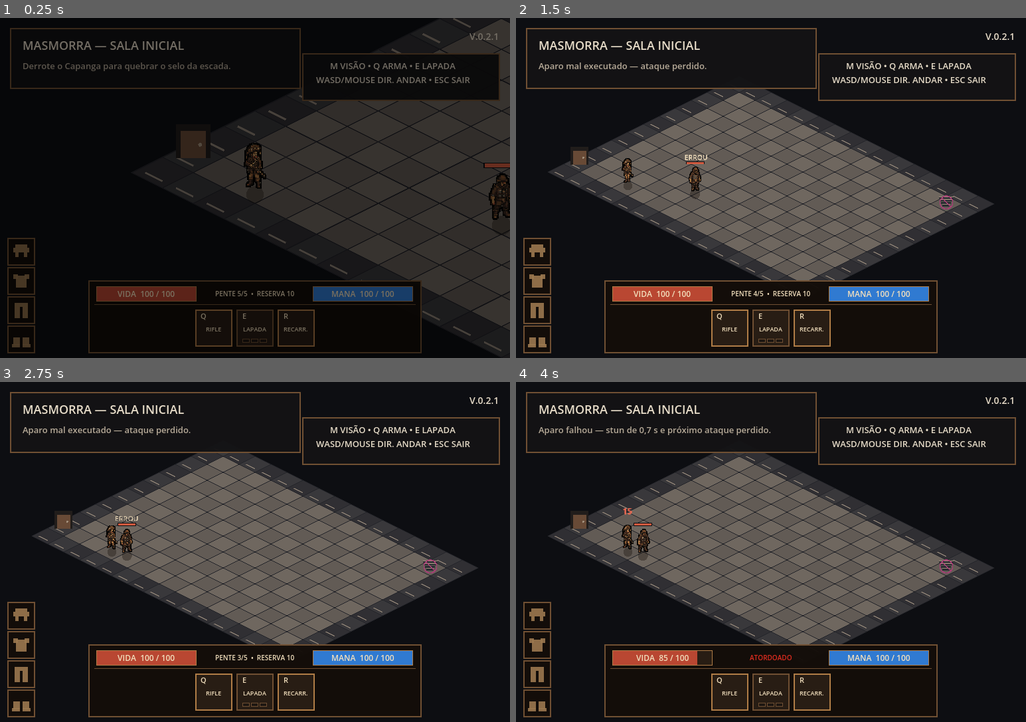
Above: before the commit, frames 1-4 (two rows, left to right).
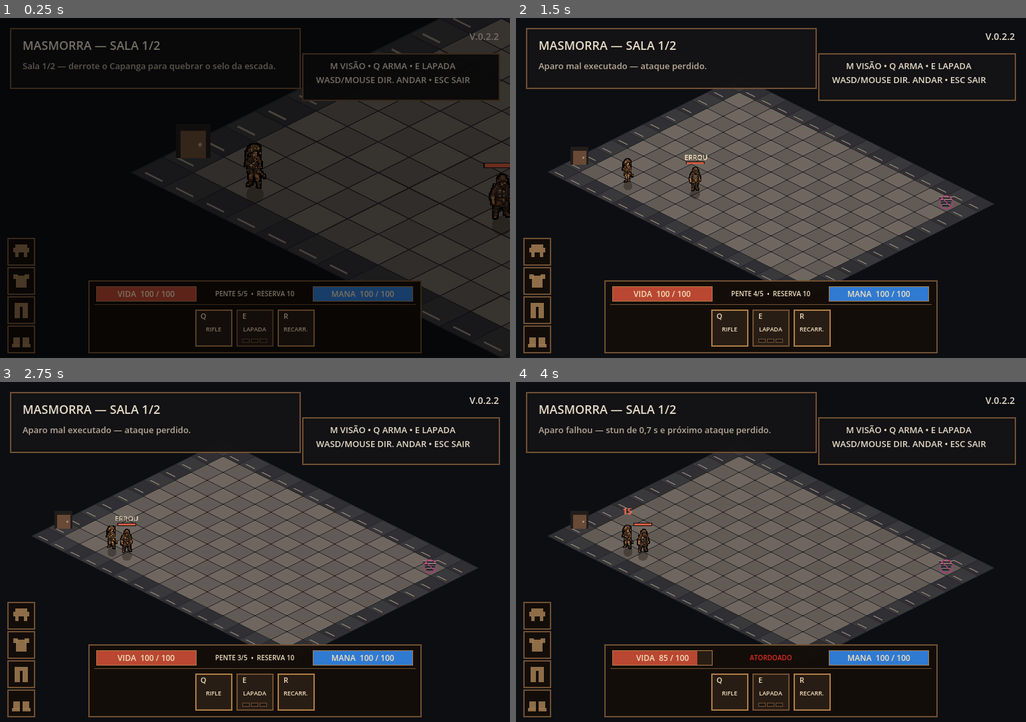
Above: after the commit, the same moments.

Repository: Miyzuu/Masmorras-Monstros-Mandigas
Game: Godot game, scene res://scenes/dungeon.tscn
Two runs of this game, one before a commit and one after it. Both use one fixed random seed, a clock stepped at 60 frames per second and the inputs below. This scene is started directly instead of the project's main scene.
Inputs (mouse positions are in pixels of both pictures, inside the frame that each line leads up to):
- Up to frame 1 (0.25 s): no input
- Up to frame 2 (1.5 s): tap Enter at 0.5 s; move the mouse to (883, 171) at 0.52 s; hold D 0.53-1.28 s; tap M at 0.6 s; click (883, 171) at 0.67 s; tap Space at 0.77 s; move the mouse to (669, 205) at 1.27 s; hold S from 1.28 s (still down); tap Q at 1.35 s
- Up to frame 3 (2.75 s): tap Space at 1.52 s; move the mouse to (306, 477) at 2.02 s; release S at 2.03 s; hold D from 2.03 s (still down); tap E at 2.1 s
- Up to frame 4 (4 s): move the mouse to (745, 620) at 2.77 s; release D at 2.78 s; hold W 2.78-3.53 s; tap R at 2.85 s; click (745, 620) at 2.92 s; tap Space at 3.02, 3.5, 3.77 s; move the mouse to (924, 603) at 3.52 s; hold A from 3.53 s (still down); tap Enter at 3.6 s

The runs differ from the first frame. In frame 1, 0.5% of the frame differs, in the area x 4-98%, y 4-16%; in frame 2, 0.1%; in frame 3, 0.1%; in frame 4, 0.1%.

Commit message:
V.0.2.2 — Encadeamento das salas da masmorra
Encadeia sala 01 e sala 02 pela escada, preserva o estado no GameState e mantém saída e reinício coerentes.

Diff:
--- a/project.godot
+++ b/project.godot
@@ -11,7 +11,7 @@
 [application]
 
 config/name="Monstros, Masmorras e Mandingas — Protótipo"
-config/version="V.0.2.1"
+config/version="V.0.2.2"
 run/main_scene="res://scenes/exploration.tscn"
 config/features=PackedStringArray("4.7")
 
--- a/scripts/dungeon.gd
+++ b/scripts/dungeon.gd
@@ -22,6 +22,7 @@
 const CAMERA_TRANSITION_TIME := 0.28
 const FADE_DURATION := 0.5
 const EXPLORATION_SCENE := "res://scenes/exploration.tscn"
+const DUNGEON_SCENE := "res://scenes/dungeon.tscn"
 const CHARACTER_ATLAS: Texture2D = preload("res://assets/art/characters/animations/personagens_completo_se_animacoes_640x256_16c.png")
 const CHARACTER_FRAME_SIZE := Vector2(64.0, 64.0)
 const CHARACTER_FOOT_ANCHOR := Vector2(32.0, 60.0)
@@ -78,7 +79,6 @@
 const EXIT_DOOR_CELL := Vector2i(0, 10)
 const EXIT_INTERACTION_CELL := Vector2i(1, 10)
 const BLOCKED_STAIRS_CELL := Vector2i(14, 1)
-const DUNGEON_ROOM_ID := "sala_01"
 const CAPANGA_PATROL_CELLS := [
 	Vector2i(7, 7),
 	Vector2i(11, 4),
@@ -108,6 +108,7 @@
 @onready var player_anchor: Node2D = $PlayerAnchor
 @onready var camera: Camera2D = $Camera2D
 @onready var dust_particles: CPUParticles2D = $PlayerAnchor/DustParticles
+@onready var title_label: Label = $Interface/TopPanel/Title
 @onready var status_label: Label = $Interface/TopPanel/Status
 @onready var version_label: Label = $Interface/Version
 @onready var health_fill: ColorRect = $Interface/StatusHUD/HealthBack/HealthFill
@@ -192,14 +193,18 @@
 var stairs_contact_latched := false
 var scene_transitioning := false
 var exit_request_source := ""
+var dungeon_room_id: String:
+	get:
+		return GameState.get_current_dungeon_room_id()
 
 
 func _ready() -> void:
+	title_label.text = "MASMORRA — %s" % _room_label().to_upper()
 	capanga_anchor = Node2D.new()
 	capanga_anchor.name = "RoomMobAnchor"
 	add_child(capanga_anchor)
 	capanga_anchor.position = _cell_to_world(CAPANGA_PATROL_CELLS[0])
-	capanga_active = not GameState.is_dungeon_room_cleared(DUNGEON_ROOM_ID)
+	capanga_active = not GameState.is_dungeon_room_cleared(dungeon_room_id)
 	_setup_pathfinding()
 	player_anchor.position = _cell_to_world(PLAYER_START)
 	camera.position = player_anchor.position
@@ -216,9 +221,9 @@
 	fade_tween.tween_property(fade, "modulate:a", 0.0, FADE_DURATION)
 	fade_tween.finished.connect(_finish_entry_fade, CONNECT_ONE_SHOT)
 	if capanga_active:
-		_update_status("Derrote o Capanga para quebrar o selo da escada.")
+		_update_status("%s — derrote o Capanga para quebrar o selo da escada." % _room_label())
 	else:
-		_update_status("Sala concluída — a escada está liberada.")
+		_update_status("%s concluída — a escada está liberada." % _room_label())
 	_update_hud()
 	queue_redraw()
 
@@ -405,6 +410,9 @@
 
 
 func _check_exit_door_contact() -> bool:
+	if not _is_initial_dungeon_room():
+		exit_contact_latched = false
+		return false
 	var touching_exit := _world_to_cell(player_anchor.position) == EXIT_INTERACTION_CELL
 	if not touching_exit:
 		exit_contact_latched = false
@@ -429,7 +437,29 @@
 	if capanga_active:
 		_update_status("O selo da escada só quebra após derrotar o Capanga.")
 		return false
-	_update_status("Sala concluída — escada liberada; próxima sala ainda não implementada.")
+	if GameState.has_next_dungeon_room():
+		return _advance_to_next_room()
+	_update_status("%s concluída — próxima etapa ainda não implementada." % _room_label())
+	return true
+
+
+func _advance_to_next_room() -> bool:
+	if scene_transitioning or capanga_active:
+		return false
+	if not GameState.advance_dungeon_room():
+		_update_status("A próxima sala ainda não está disponível.")
+		return false
+
+	scene_transitioning = true
+	movement_path.clear()
+	path_index = 0
+	has_destination = false
+	is_reloading = false
+	reload_remaining = 0.0
+	_reset_player_animation_to_idle()
+	_play_audio("door")
+	_update_status("Descendo para %s..." % _room_label())
+	_start_scene_transition(DUNGEON_SCENE)
 	return true
 
 
@@ -534,7 +564,7 @@
 	stairs_contact_latched = false
 	_reset_player_animation_to_idle()
 	_play_audio("ui_click")
-	_update_status("Retorno ao início com 40% de vida — derrote o Capanga novamente.")
+	_update_status("Retorno à %s com 40%% de vida — derrote o Capanga novamente." % _room_label())
 	_update_hud()
 	queue_redraw()
 
@@ -779,7 +809,7 @@
 	capanga_path.clear()
 	heavy_warning_active = false
 	heavy_warning_remaining = 0.0
-	GameState.mark_dungeon_room_cleared(DUNGEON_ROOM_ID)
+	GameState.mark_dungeon_room_cleared(dungeon_room_id)
 	astar.set_point_solid(BLOCKED_STAIRS_CELL, false)
 	stairs_contact_latched = false
 	_update_status("Capanga derrotado — o selo que bloqueava a escada foi quebrado.")
@@ -963,7 +993,7 @@
 
 func _set_destination(clicked_world_position: Vector2) -> void:
 	var target_cell := _world_to_cell(clicked_world_position)
-	if target_cell == EXIT_DOOR_CELL or _is_exit_door_click(clicked_world_position):
+	if _is_initial_dungeon_room() and (target_cell == EXIT_DOOR_CELL or _is_exit_door_click(clicked_world_position)):
 		target_cell = EXIT_INTERACTION_CELL
 	if not astar.is_in_boundsv(target_cell):
 		_update_status("Destino fora da sala.")
@@ -1005,8 +1035,21 @@
 
 
 func _is_exit_door_click(world_position: Vector2) -> bool:
+	if not _is_initial_dungeon_room():
+		return false
 	var door_position := _cell_to_world(EXIT_DOOR_CELL)
 	return Rect2(door_position + Vector2(-24.0, -40.0), Vector2(48.0, 44.0)).has_point(world_position)
+
+
+func _is_initial_dungeon_room() -> bool:
+	return dungeon_room_id == String(GameState.DUNGEON_ROOM_IDS[0])
+
+
+func _room_label() -> String:
+	return "Sala %d/%d" % [
+		GameState.get_current_dungeon_room_number(),
+		GameState.get_implemented_dungeon_room_count(),
+	]
 
 
 func _move_player(delta: float) -> void:
@@ -1300,6 +1343,7 @@
 		weapon_label.text += "  •  ESCADA SELADA"
 	else:
 		weapon_label.text += "  •  SALA LIMPA"
+	weapon_label.text += "  •  %s" % _room_label().to_upper()
 	realtime_hud.set_hud_state(
 		player_hp,
 		PLAYER_MAX_HP,
@@ -1321,7 +1365,8 @@
 func _draw() -> void:
 	draw_rect(_map_bounds().grow(256.0), COLOR_VOID, true)
 	_draw_tiles()
-	_draw_exit_door()
+	if _is_initial_dungeon_room():
+		_draw_exit_door()
 	_draw_blocked_stairs()
 	_draw_route_preview()
 	_draw_destination()
--- a/scripts/game_state.gd
+++ b/scripts/game_state.gd
@@ -11,6 +11,7 @@
 const WEAPON_RIFLE := 0
 const WEAPON_KNIFE := 1
 const MAX_LAPADA_CHARGES := 3
+const DUNGEON_ROOM_IDS := ["sala_01", "sala_02"]
 
 var defeated_encounters: Dictionary = {}
 var active_encounter_id := ""
@@ -28,6 +29,7 @@
 
 var dungeon_active := false
 var dungeon_progress: Dictionary = {}
+var dungeon_room_index := 0
 
 
 func begin_encounter(encounter_id: String, player_position: Vector2) -> void:
@@ -113,6 +115,34 @@
 
 func reset_dungeon_progress() -> void:
 	dungeon_progress.clear()
+	dungeon_room_index = 0
+
+
+func get_current_dungeon_room_id() -> String:
+	var safe_index := clampi(dungeon_room_index, 0, DUNGEON_ROOM_IDS.size() - 1)
+	return String(DUNGEON_ROOM_IDS[safe_index])
+
+
+func get_current_dungeon_room_number() -> int:
+	return clampi(dungeon_room_index, 0, DUNGEON_ROOM_IDS.size() - 1) + 1
+
+
+func get_implemented_dungeon_room_count() -> int:
+	return DUNGEON_ROOM_IDS.size()
+
+
+func has_next_dungeon_room() -> bool:
+	return dungeon_active and dungeon_room_index + 1 < DUNGEON_ROOM_IDS.size()
+
+
+func advance_dungeon_room() -> bool:
+	if not has_next_dungeon_room():
+		return false
+	if not is_dungeon_room_cleared(get_current_dungeon_room_id()):
+		return false
+
+	dungeon_room_index += 1
+	return true
 
 
 func mark_dungeon_room_cleared(room_id: String) -> void:
Not shown, changed: CHANGELOG.md
Not shown, changed: GDD_MVP.md
Not shown, changed: README.md
Not shown, changed: VERSION
